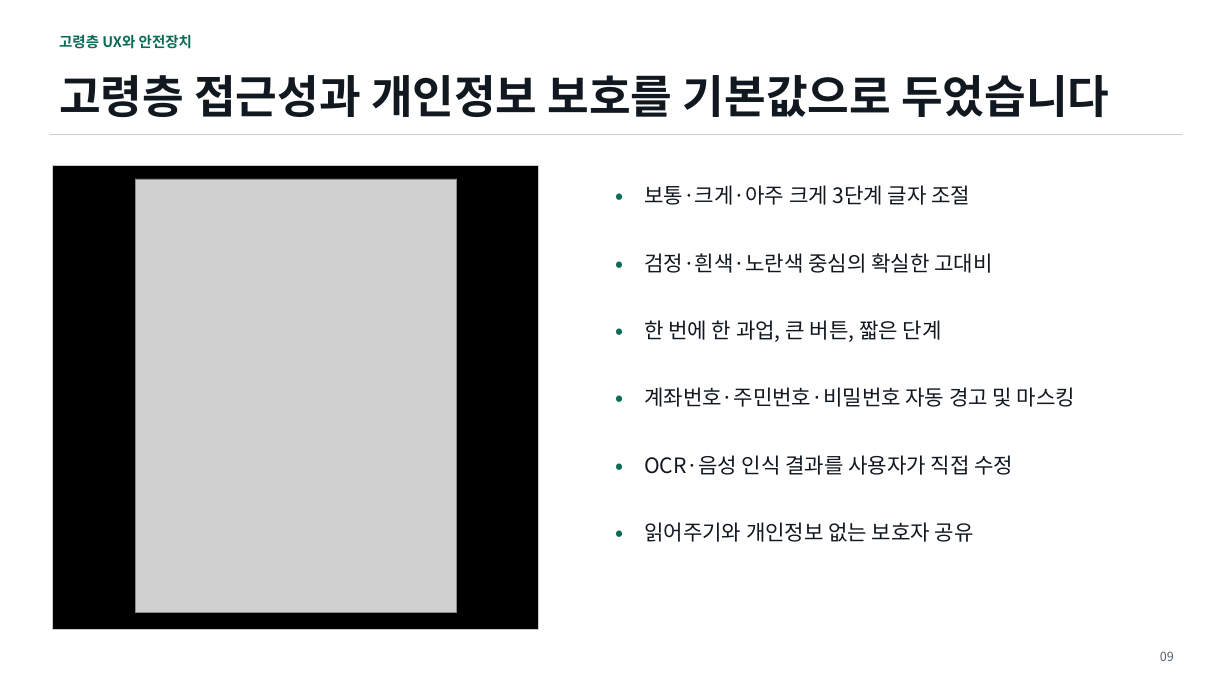
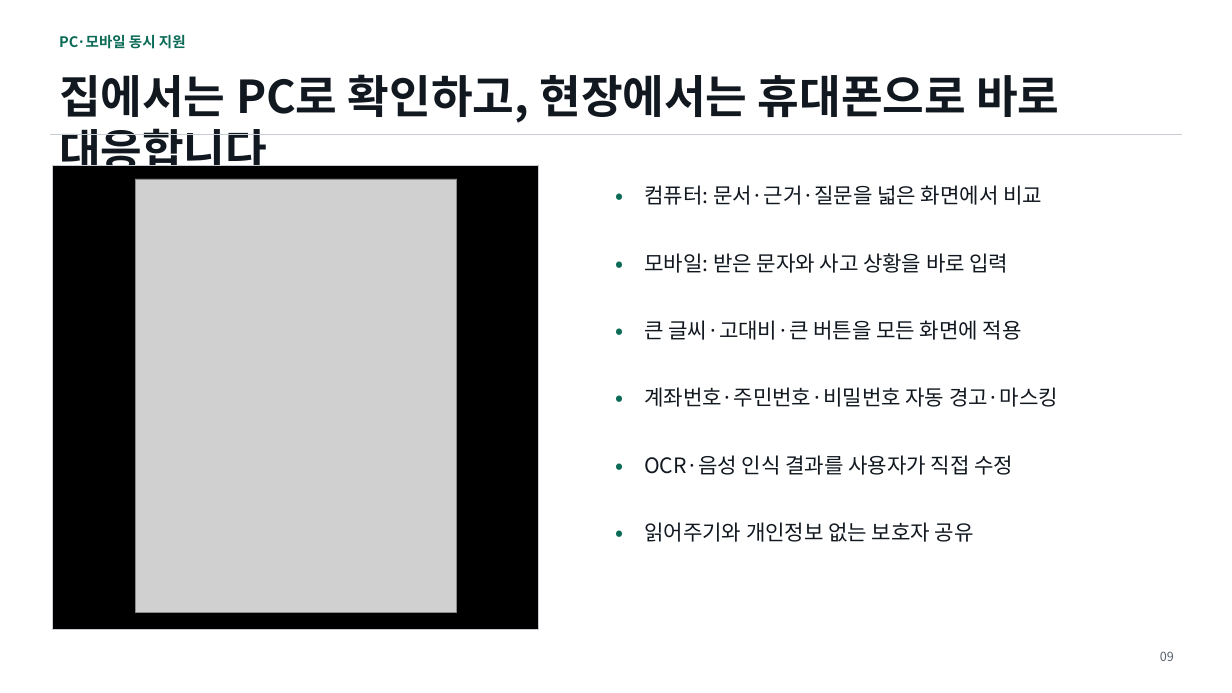
Before and after one commit to kkssyy1215/Silver_Finance_Guard_AI, a slide deck: slide 9 of deliverables/실버_금융가드_AI_기술설명서.pptx. Drawn at 1232x693 pixels with LibreOffice and Linux fonts; fonts in the diff are those of the drawing; grey boxes stand for pictures. Boxes give left, top, right and bottom in pixels: in the first picture for what was removed or moved away, otherwise in the second. Text is boxed around its words. In the diff, an @@ line names an element or a change of style, - is before the commit and + after.

```diff
--- a/deliverables/실버_금융가드_AI_기술설명서.pptx
+++ b/deliverables/실버_금융가드_AI_기술설명서.pptx
@@ text at [59, 34, 186, 49]: text changed @@
-고령층 UX와 안전장치
+PC·모바일 동시 지원
@@ text at [59, 74, 1059, 179]: text changed @@
-고령층 접근성과 개인정보 보호를 기본값으로 두었습니다
+집에서는 PC로 확인하고, 현장에서는 휴대폰으로 바로 대응합니다
@@ text at [644, 185, 1042, 205]: text changed @@
-보통·크게·아주 크게 3단계 글자 조절
+컴퓨터: 문서·근거·질문을 넓은 화면에서 비교
@@ text at [644, 253, 1009, 273]: text changed @@
-검정·흰색·노란색 중심의 확실한 고대비
+모바일: 받은 문자와 사고 상황을 바로 입력
@@ text at [644, 320, 1022, 340]: text changed @@
-한 번에 한 과업, 큰 버튼, 짧은 단계
+큰 글씨·고대비·큰 버튼을 모든 화면에 적용
@@ text at [644, 387, 1058, 407]: text changed @@
-계좌번호·주민번호·비밀번호 자동 경고 및 마스킹
+계좌번호·주민번호·비밀번호 자동 경고·마스킹
```
Also in this commit, not shown: 9 other slides changed, 35 other files.
